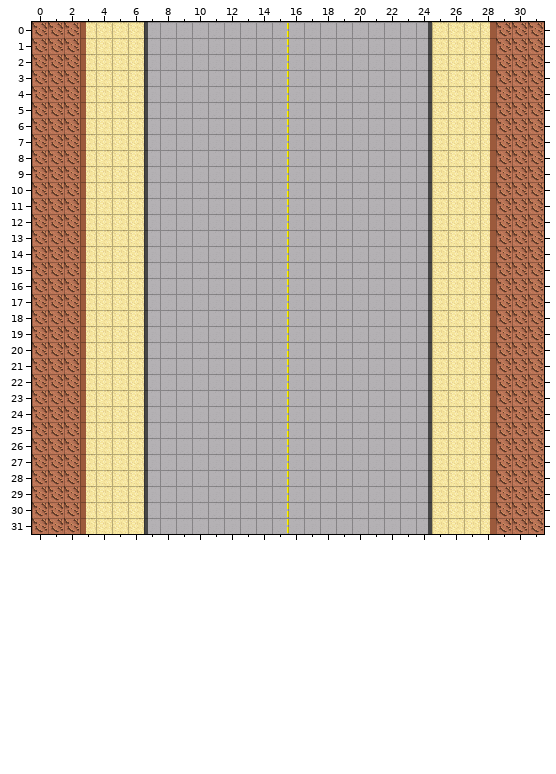
Two versions of a level (Tiled map (JSON), assets/tiles/MultiRoad.tmj). That is the earlier state.
Cells are 16x16 px. Shown: x 0..31, y 0..31.
After:
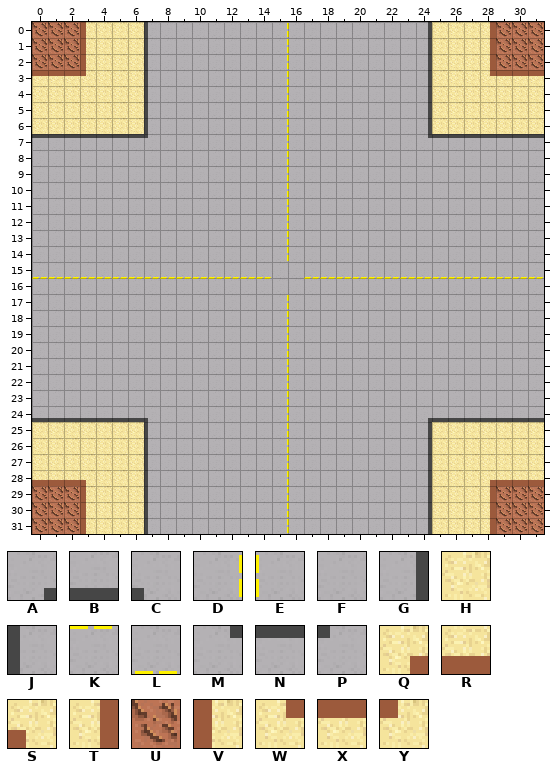
Key: from "Tileset01": A 3, B 4, C 5, D 6, E 7, F 9, G 11, H 12, J 13, K 14, L 15, M 19, N 20, P 21, Q 24, R 25, S 26, T 32, U 33, V 34, W 40, X 41, Y 42.
_ is an empty cell.
Tiles of an added or newly shown layer are drawn over the layers below it.
The edit:
Layer "straight02" (now hidden):
Tile D is removed in rows 15 to 16 at x 15.
Tile E is removed in rows 15 to 16 at x 16.
Tile F is removed in rows 15 to 16 at x 8 to 14 and 17 to 23.
Tile G is removed in rows 7 to 24 at x 24.
Tile H is removed in rows 7 to 24 at x 4 to 6 and 25 to 27.
Tile J is removed in rows 7 to 24 at x 7.
Tile T is removed in rows 3 to 28 at x 28.
Tile U is removed in rows 3 to 28 at x 0 to 2 and 29 to 31.
Tile V is removed in rows 3 to 28 at x 3.
Layer "intersection" (now shown):
The author put tile A in row 24 at x 24.
The author put tile B in row 24 at x 0 to 6 and 25 to 31.
The author put tile C in row 24 at x 7.
The author put tile F in rows 8 to 14 at x 0 to 7 and 24 to 31; in rows 15 to 16 at x 15 to 16; in rows 17 to 23 at x 0 to 7 and 24 to 31.
The author put tile H in rows 4 to 6 at x 0 to 3 and 28 to 31; in rows 25 to 27 at x 0 to 3 and 28 to 31.
The author put tile K in row 16 at x 0 to 14 and 17 to 31.
The author put tile L in row 15 at x 0 to 14 and 17 to 31.
The author put tile M in row 7 at x 24.
The author put tile N in row 7 at x 0 to 6 and 25 to 31.
The author put tile P in row 7 at x 7.
The author put tile Q in row 28 at x 28.
The author put tile R in row 28 at x 0 to 2 and 29 to 31.
The author put tile S in row 28 at x 3.
The author put tile W in row 3 at x 28.
The author put tile X in row 3 at x 0 to 2 and 29 to 31.
The author put tile Y in row 3 at x 3.
Boxes around the changes in both pictures, in picture pixels (x1, y1, x2, y2):
changed: (32, 70, 544, 486)
